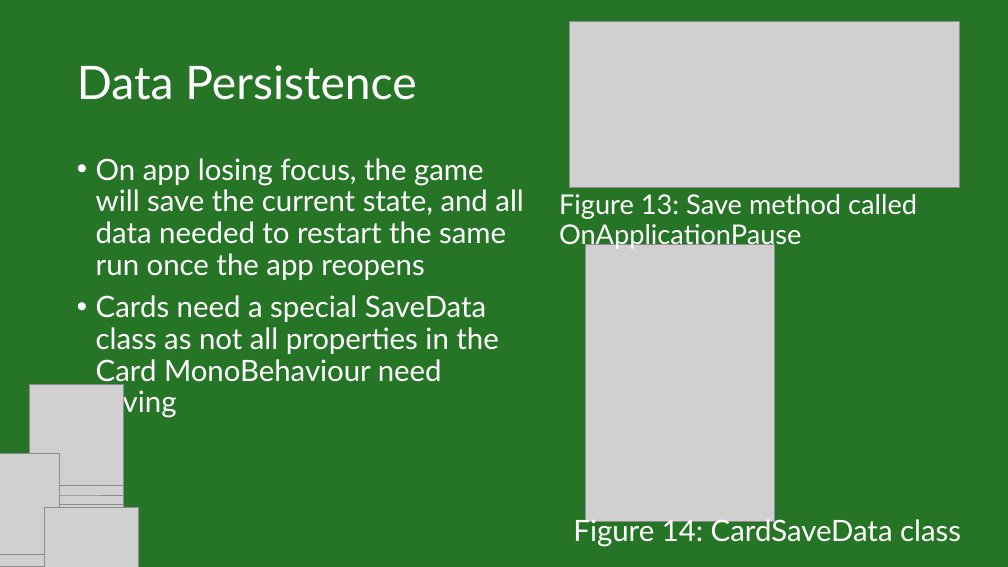
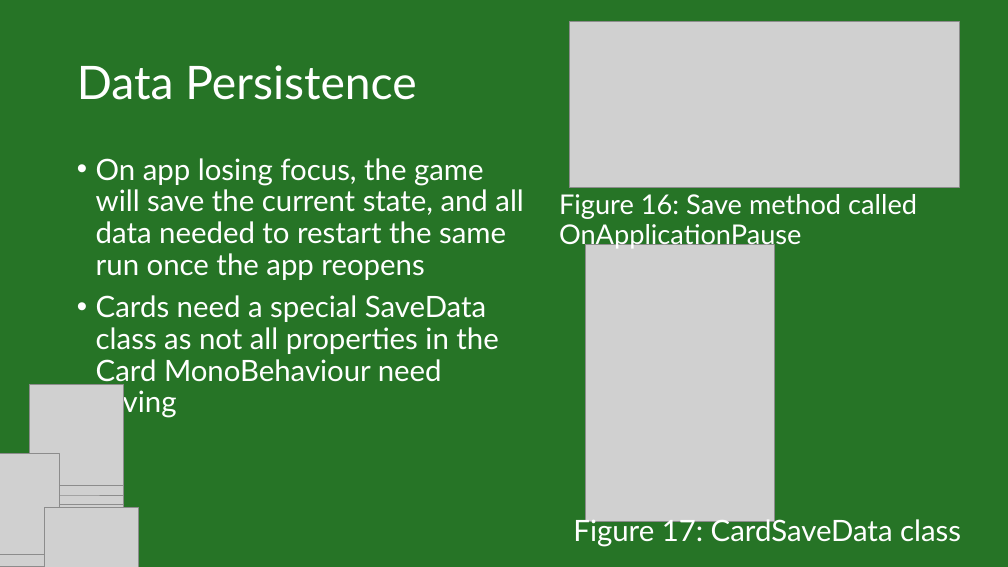
Before and after one commit to IsabelHampton/bluffs-and-bribes, a slide deck: slide 13 of Docs/Bluffs & Bribes Pitch.pptx (slide 11 before the commit). Drawn at 1008x567 pixels with LibreOffice and Linux fonts; fonts in the diff are those of the drawing; grey boxes stand for pictures. Boxes give left, top, right and bottom in pixels: in the first picture for what was removed or moved away, otherwise in the second. Text is boxed around its words. In the diff, an @@ line names an element or a change of style, - is before the commit and + after.

```diff
--- a/Docs/Bluffs & Bribes Pitch.pptx
+++ b/Docs/Bluffs & Bribes Pitch.pptx
@@ text at [559, 194, 917, 249]: text changed @@
-Figure 13: Save method called OnApplicationPause
+Figure 16: Save method called OnApplicationPause
@@ text at [573, 516, 961, 547]: text changed @@
-Figure 14: CardSaveData class
+Figure 17: CardSaveData class
```
Also in this commit, not shown: 2 other slides changed, 2 slides added.
